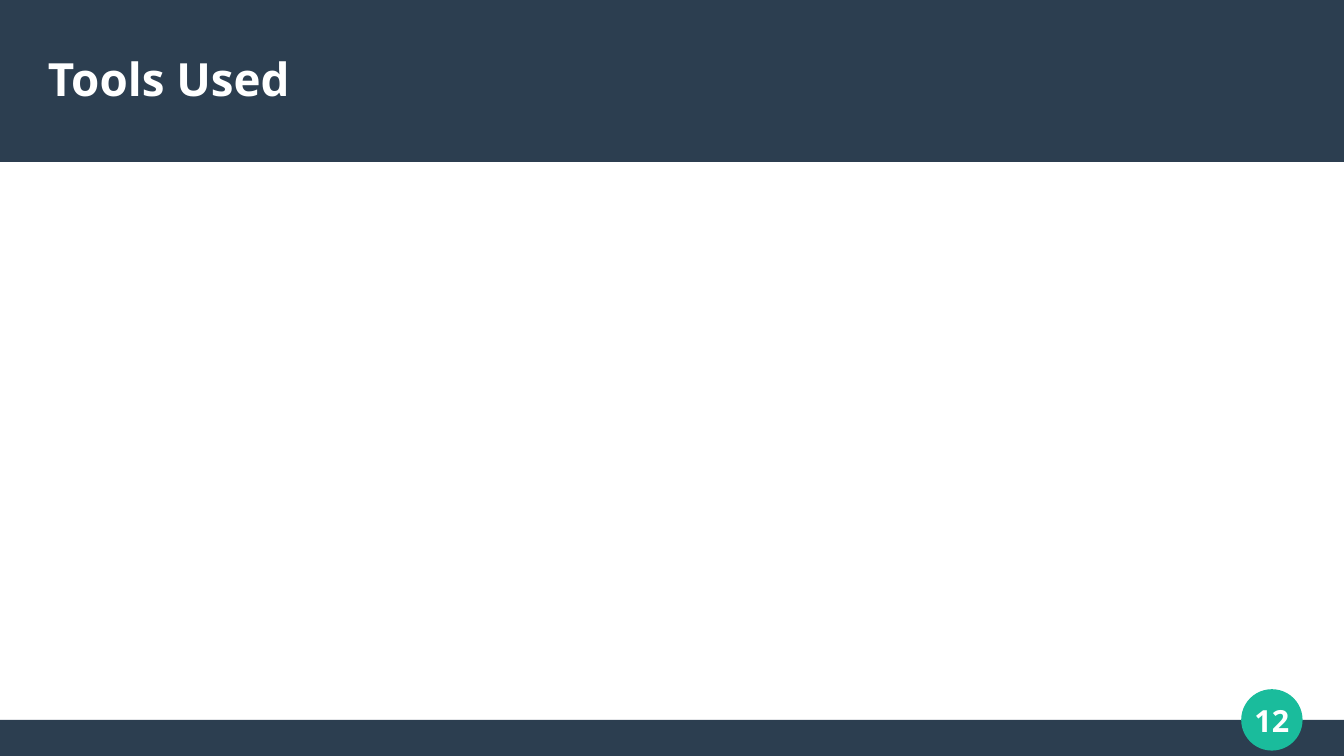
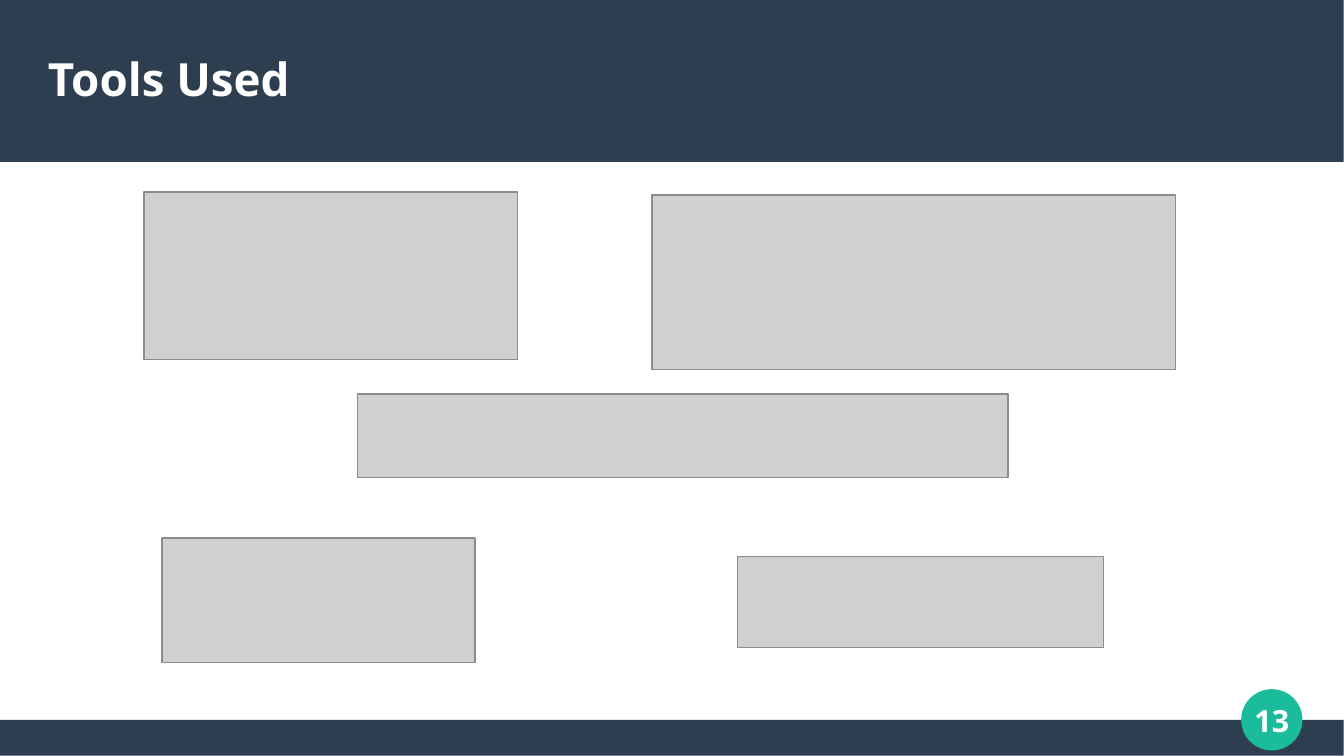
Before and after one commit to mohitlabs/Research, a slide deck: slide 13 of A Low Latency Digital Filter using Recurrent Neural Network/PPT/Presentation.pptx (slide 12 before the commit). Drawn at 1344x756 pixels with LibreOffice and Linux fonts; fonts in the diff are those of the drawing; grey boxes stand for pictures. Boxes give left, top, right and bottom in pixels: in the first picture for what was removed or moved away, otherwise in the second. Text is boxed around its words. In the diff, an @@ line names an element or a change of style, - is before the commit and + after.

```diff
--- a/A Low Latency Digital Filter using Recurrent Neural Network/PPT/Presentation.pptx
+++ b/A Low Latency Digital Filter using Recurrent Neural Network/PPT/Presentation.pptx
@@ picture added at (x1=144, y1=191, x2=517, y2=360) @@
@@ picture added at (x1=652, y1=195, x2=1177, y2=370) @@
@@ picture added at (x1=357, y1=394, x2=1009, y2=478) @@
@@ picture added at (x1=162, y1=538, x2=476, y2=662) @@
@@ picture added at (x1=738, y1=557, x2=1105, y2=649) @@
@@ page number at (x1=1254, y1=710, x2=1289, y2=733): text changed @@
-12
+13
```
Also in this commit, not shown: 3 other slides changed, 3 slides added, 2 slides removed, 21 other files.
